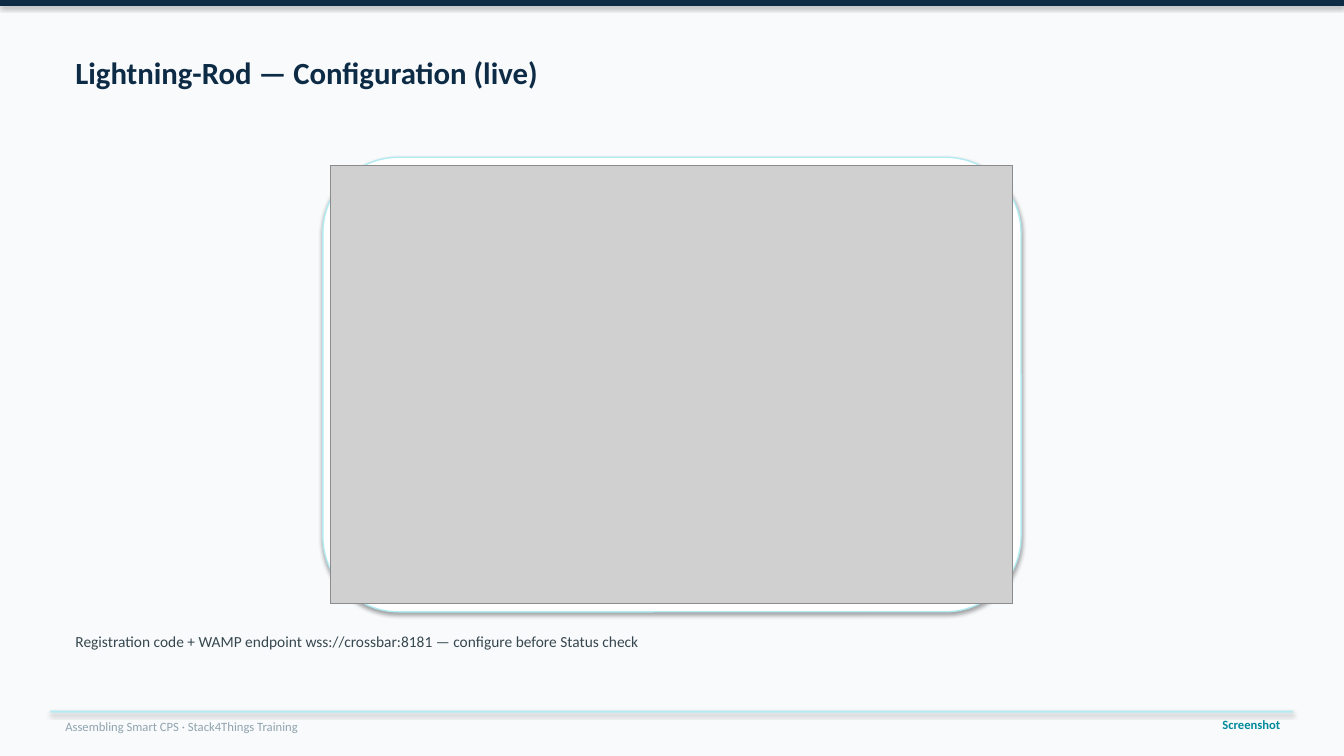
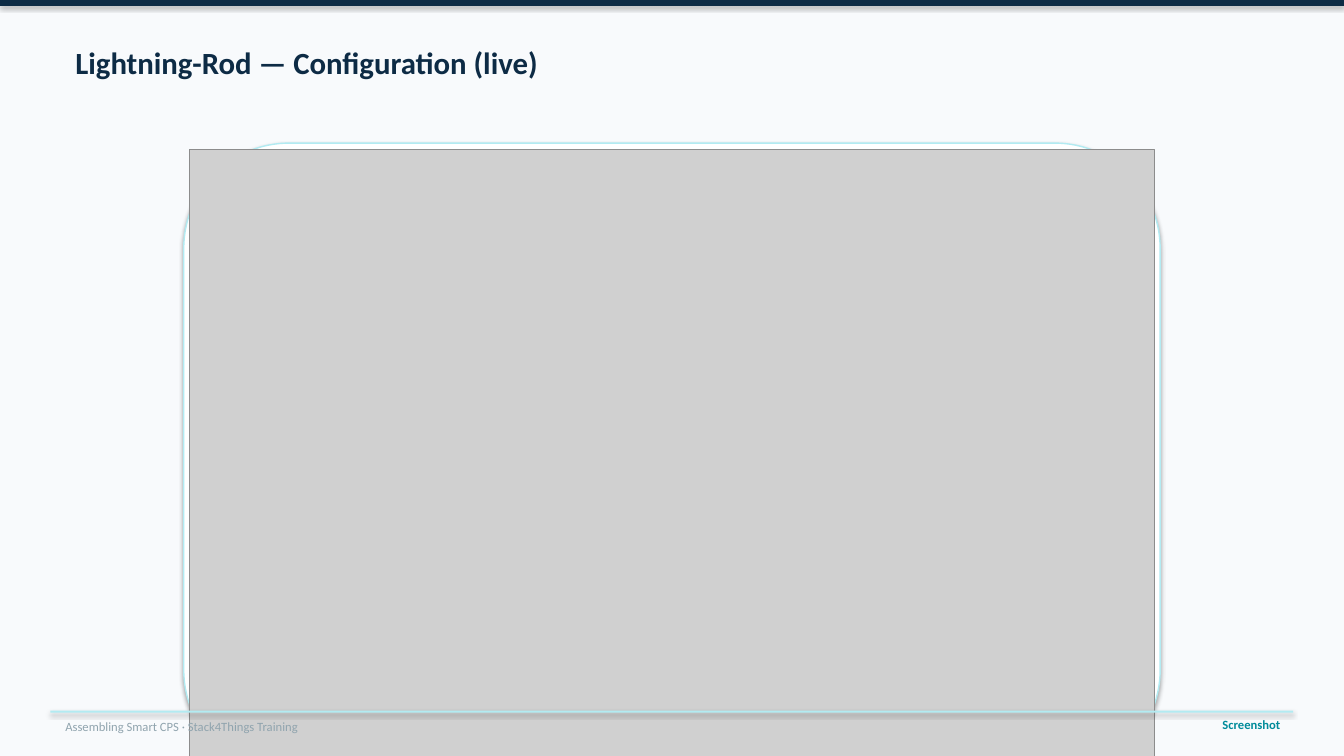
Before and after one commit to lucadagati/AssemblyingCPS_training, a slide deck: slide 63 of slides/ModuleA_Deploy_IOcloud_EN.pptx. Drawn at 1344x756 pixels with LibreOffice and Linux fonts; fonts in the diff are those of the drawing; grey boxes stand for pictures. Boxes give left, top, right and bottom in pixels: in the first picture for what was removed or moved away, otherwise in the second. Text is boxed around its words. In the diff, an @@ line names an element or a change of style, - is before the commit and + after.

```diff
--- a/slides/ModuleA_Deploy_IOcloud_EN.pptx
+++ b/slides/ModuleA_Deploy_IOcloud_EN.pptx
@@ text "Lightning-Rod — Configuration (live)": place and size @@
-text "Lightning-Rod — Configuration (live)" at box(75, 61, 538, 90)
+text "Lightning-Rod — Configuration (live)" at box(75, 51, 538, 80)
@@ rounded rectangle: place and size @@
-rounded rectangle at box(323, 157, 1021, 612)
+rounded rectangle at box(184, 143, 1160, 756)
@@ picture: place and size @@
-picture at box(331, 165, 1013, 604)
+picture at box(190, 149, 1154, 756)
@@ text removed at box(75, 636, 638, 650) @@
-Registration code + WAMP endpoint wss://crossbar:8181 — configure before Status check
```
Also in this commit, not shown: 74 other slides changed, 15 other files.
